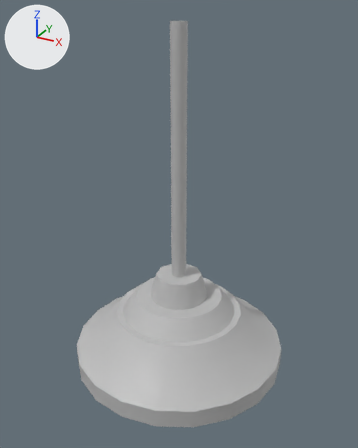
An edit to the FBX model Assets/Art/Models/Environment/Bar/Props/Naza/SM_Lamp02.fbx, drawn before and after from the same camera.
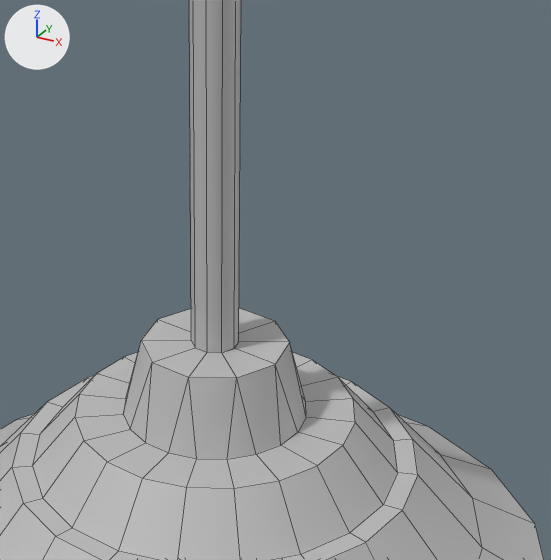
Old and new are each drawn whole from a 50 mm lens placed at (0.836, -1.519, 0.699), pointed at (0.011, -0.02, -0.051) and again close up on the part from 32% to 79% of the width and 38% to 76% of the height. Every picture has the same lights, and +X, +Y and +Z are marked at upper left. The close-ups show mesh edges as thin lines. Where no turn or scale is listed for an object, it has been applied to the vertices.

Objects in the first close-up: 'SM_Lamp02'.
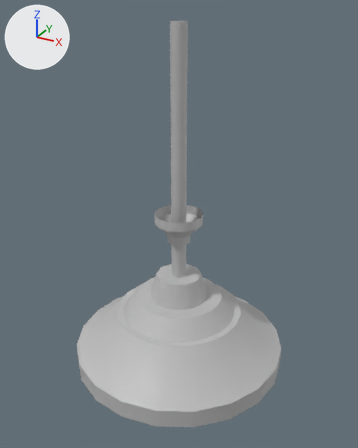
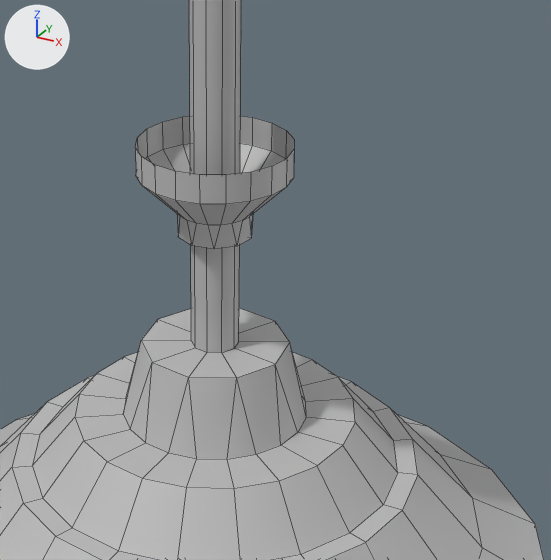
Scene script edits in JSON lines:
```json
{"block": "me_mesh", "where": "# used by ob_sm_lamp02; location = (0.0, 0.0, 0.0)"}
{"op": "remove", "block": "me_mesh", "code": "me_mesh.from_pydata(...)  # 372 vertices, 380 faces; spans x -0.426..0.426, y -0.426..0.426, z -0.655..0.655"}
{"op": "add", "block": "me_mesh", "code": "me_mesh.from_pydata(...)  # 452 vertices, 450 faces; spans x -0.426..0.426, y -0.426..0.426, z -0.655..0.655"}
{"block": "me_mesh", "change": "me_mesh part 1: a new loose piece of 80 vertices spanning x -0.092..0.092, y -0.092..0.092, z -0.131..-0.017, in mat_m_roof (grey #bcbcbc)"}
```

Where the change shows, as pixel boxes (x1, y1, x2, y2) in the close-ups (551 x 560 px):
```json
{"part": 1, "of": "me_mesh", "change": "added", "after": [135, 116, 294, 249]}
```
